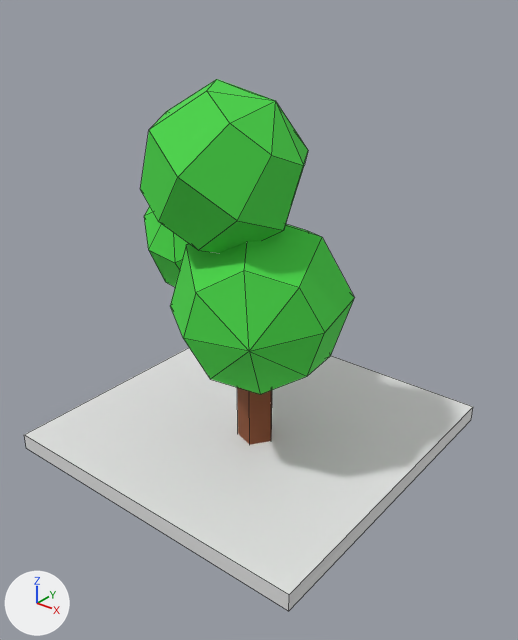
The FBX model Assets/Resources/Models/Wood_4/Wood_4 05.FBX as it was, and as the next commit left it.
Camera for both pictures: a 50 mm camera at (1.19, -1.471, 1.315) aimed at (0.05, -0.046, 0.431). The axes (+X, +Y, +Z) are drawn at lower left. The lights are the same throughout. Mesh edges are drawn as thin lines. Where no turn or scale is listed for an object, it has been applied to the vertices.
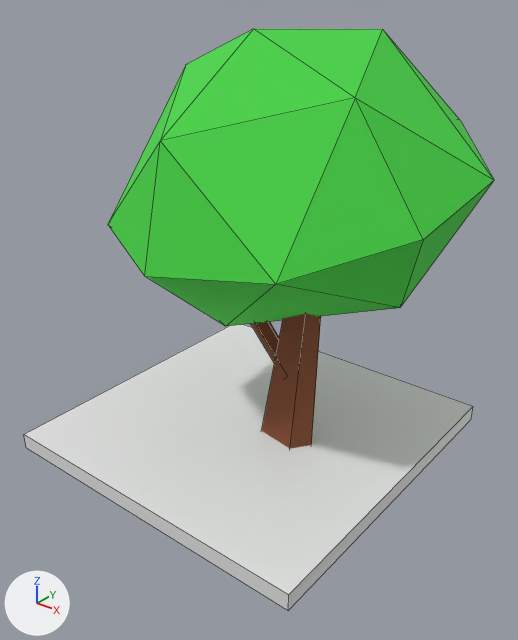
Where the newer file only moved an object's origin or applied its transform, the numbers keep the older frame.

Diff of the bpy script that builds the scene:
```diff
--- a/Assets/Resources/Models/Wood_4/Wood_4 05.FBX.py
+++ b/Assets/Resources/Models/Wood_4/Wood_4 05.FBX.py
@@ me_mesh_002 @@
+me_mesh_002.from_pydata(...)  # 18 vertices, 32 faces; spans x -0.907..0.065, y -0.803..0.091, z 0.416..1.194
+me_mesh_002.materials.append(mat_up)  # picture img_up_jpg
@@ me_mesh_1 @@
+me_mesh_1.from_pydata(...)  # 20 vertices, 10 faces; spans x -0.447..-0.091, y -0.11..0.0, z 0.305..0.865
+me_mesh_1.materials.append(mat_down)  # picture img_down_jpg
@@ ob_cylinder001 @@
-ob_cylinder001 = bpy.data.objects.new('Cylinder001', me_mesh_001)
-ob_cylinder001.location = (0.5, 0.5, 0.0)
@@ ob_geosphere006 @@
+ob_geosphere006 = bpy.data.objects.new('GeoSphere006', me_mesh_002)
+ob_geosphere006.location = (0.467, 0.463, -0.005)
@@ ob_cylinder005 @@
+ob_cylinder005 = bpy.data.objects.new('Cylinder005', me_mesh_1)
+ob_cylinder005.location = (0.306, 0.055, -0.28)
```

Where the change shows, as pixel boxes (x1, y1, x2, y2) in the pictures (518 x 640 px):
'GeoSphere006', added (green)
    after: (108, 29, 494, 326)
'Cylinder001', deleted (green)
    before: (140, 79, 354, 445)
    faces in mat_up (picture img_up_jpg): (140, 79, 354, 394)
    faces in mat_down (picture img_down_jpg): (237, 387, 272, 445)
'Cylinder005', added (brown)
    after: (251, 313, 321, 449)
